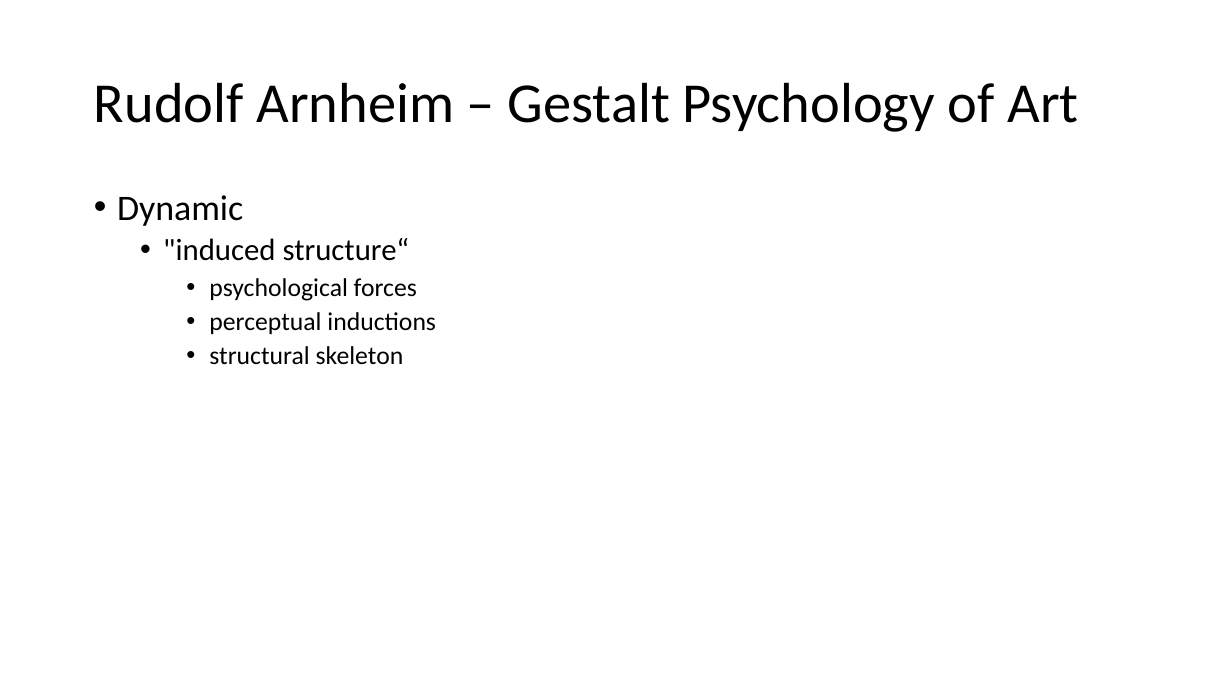
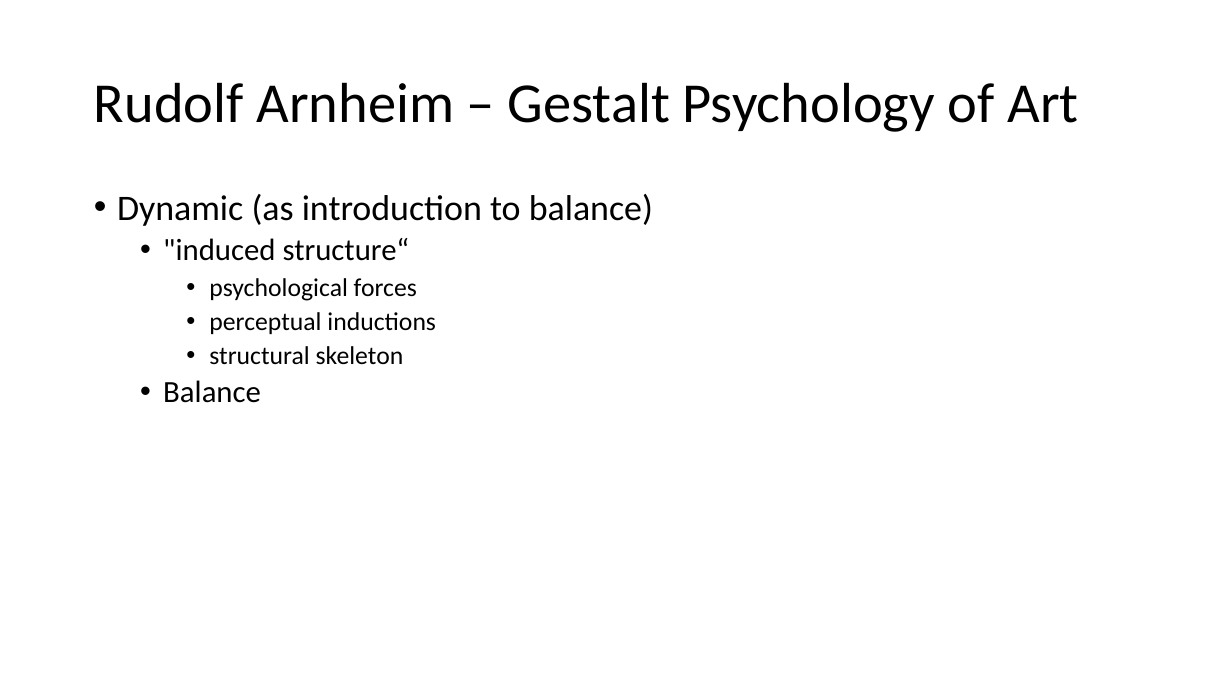
Before and after one commit to PatriciaXiao/Conclusion, a slide deck: slide 12 of Conclusion.pptx. Drawn at 1232x693 pixels with LibreOffice and Linux fonts; fonts in the diff are those of the drawing. Boxes give left, top, right and bottom in pixels: in the first picture for what was removed or moved away, otherwise in the second. Text is boxed around its words. In the diff, an @@ line names an element or a change of style, - is before the commit and + after.

Commit message:
11162015
Balance part finished; starting shape

```diff
--- a/Conclusion.pptx
+++ b/Conclusion.pptx
@@ text at (x1=117, y1=194, x2=653, y2=226): text changed @@
-• Dynamic
+• Dynamic (as introduction to balance)
@@ text at (x1=163, y1=380, x2=261, y2=403): paragraph added @@
+  • Balance
```
Also in this commit, not shown: 1 other slide changed, 1 slide added, 1 other file.
